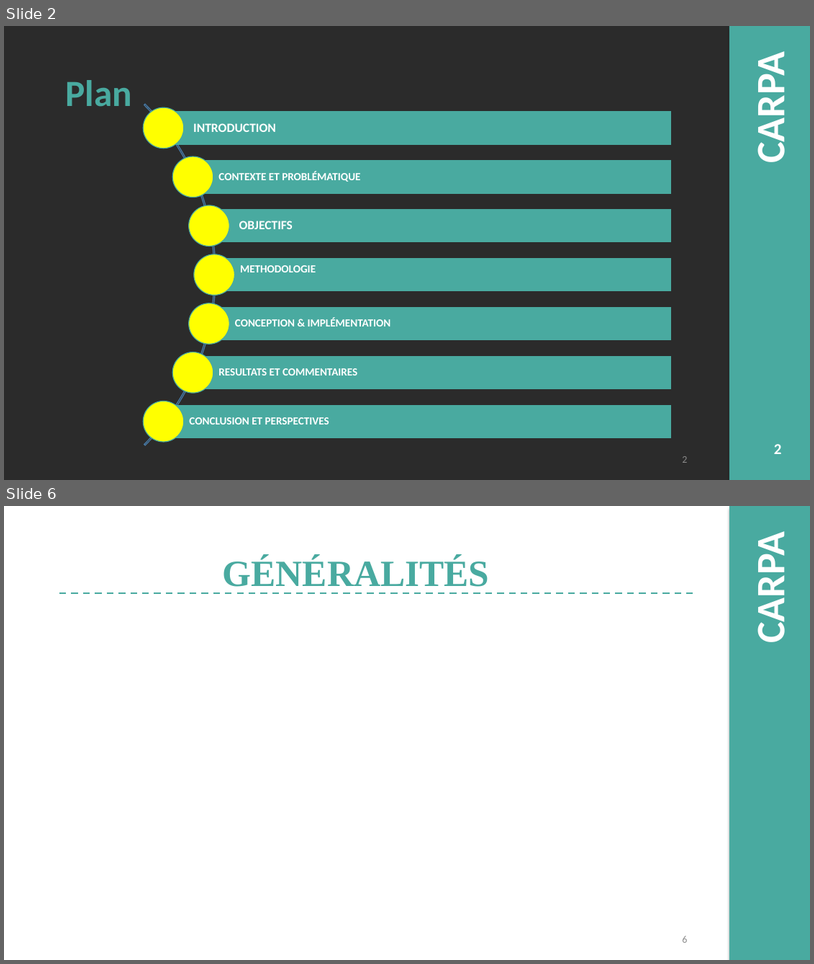
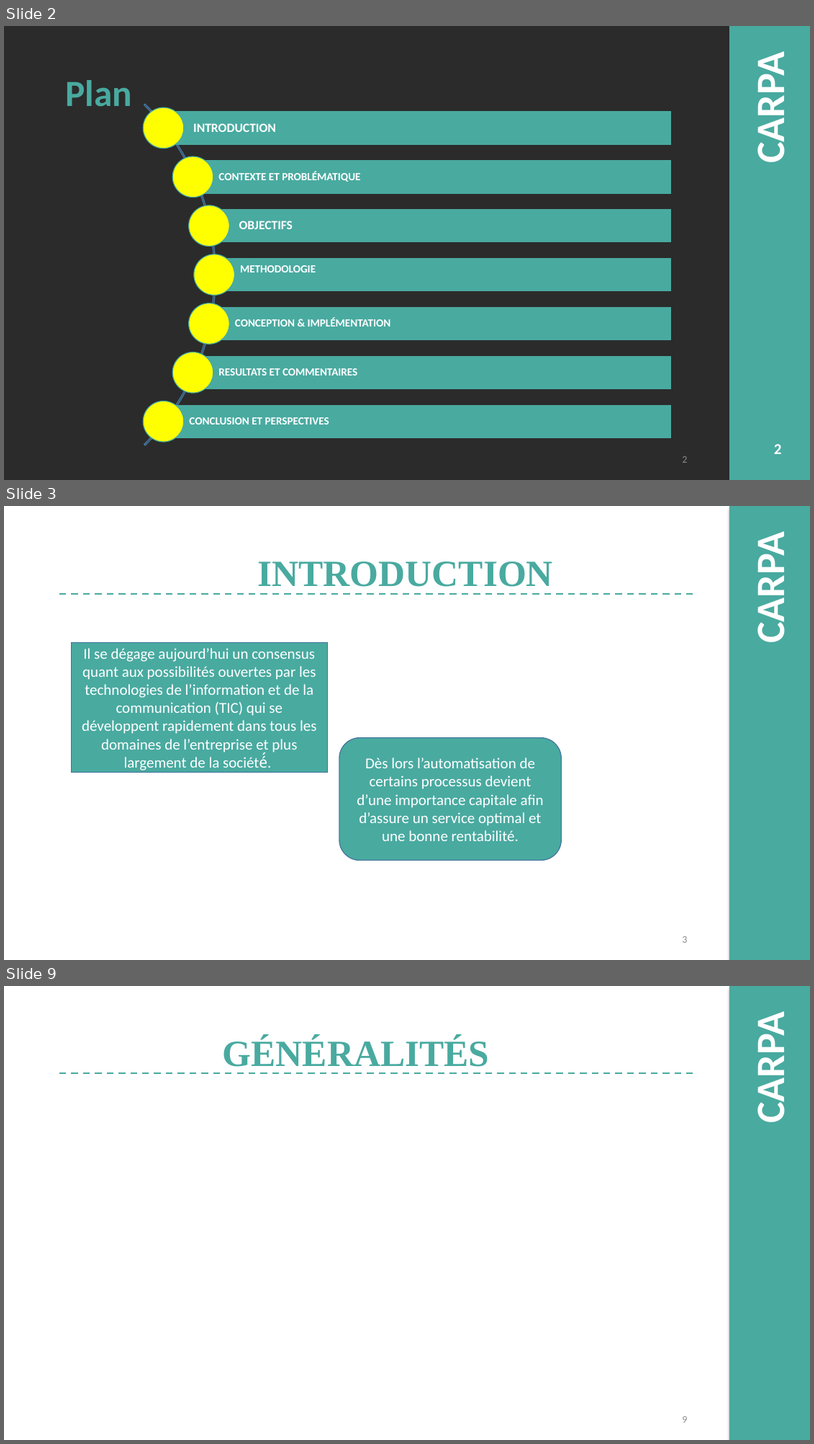
Before and after one commit to django123/memoire-M2, a slide deck: presentation.pptm. Shown one above the other, each under a label of ours: slides 2 and 6 before the commit, slides 2, 3 and 9 after it; the slides between them are not shown. The pictures are 814x964 and 814x1444 pixels, drawn with LibreOffice and Linux fonts; fonts in the diff are those of the drawing; background and template pictures are left out; a plain dark background stands for a picture behind light text. Boxes give left, top, right and bottom in pixels: in the first picture for what was removed or moved away, otherwise in the second. Text is boxed around its words. In the diff, an @@ line names an element or a change of style, - is before the commit and + after.

```diff
--- a/presentation.pptm
+++ b/presentation.pptm
@@ slide 3 added at [4,506,810,960], background picture (left out); not listed: 2 template elements that a slide beside it also shows @@
@@ title added at [258,561,553,587], 44 pt, text #49AAA0, bold @@
+INTRODUCTION
@@ line added from (59, 594) to (694, 594), #49AAA0 2 pt dashed @@
@@ rectangle added at [71,642,328,772], fill #49AAA0, outline #43739E 1 pt, 18 pt, text #FFFFFF @@
+Il se dégage aujourd’hui un consensus quant aux possibilités ouvertes par les technologies de l’information et de la communication (TIC) qui se développent rapidement dans tous les domaines de l’entreprise et plus largement de la société́.
@@ rounded rectangle added at [340,738,562,860], fill #49AAA0, outline #43739E 1 pt, 18 pt, text #FFFFFF @@
+Dès lors l’automatisation de certains processus devient d’une importance capitale afin d’assure un service optimal et une bonne rentabilité.
@@ page number added at [682,936,687,942], 12 pt, text #8C8C8C @@
+3
@@ what was slide 6 is now slide 9 @@
@@ page number at [682,1416,687,1422]: text changed @@
-6
+9
```
Also in this commit, not shown: 1 slide changed, 5 other slides added, 3 slides removed, 1 other file.
